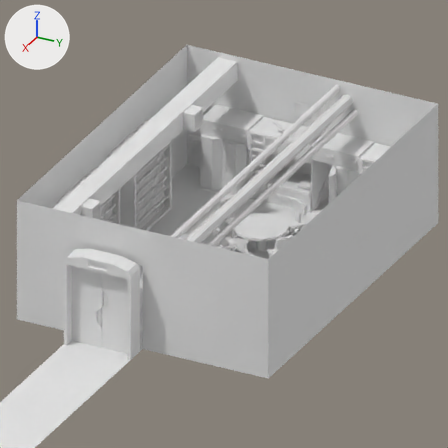
What one commit did to the Blender file Project - Low Poly Sci-fi Bunker/Sci-fi Bunker 21 - Bunker Door 02.blend.
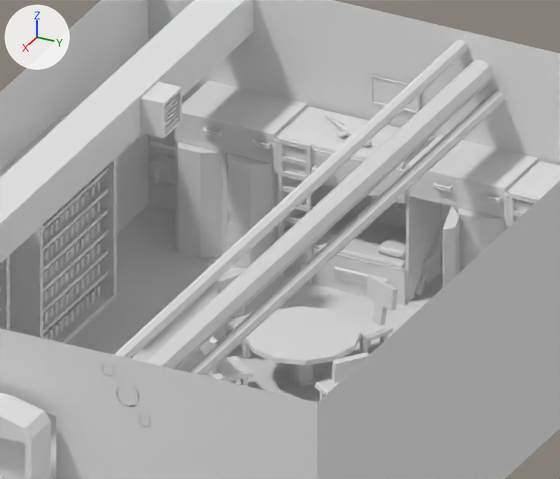
Old and new are each drawn from the file's camera 'Camera' and again close up on the part from 26% to 86% of the width and 15% to 66% of the height. Lighting does not change. The marker at upper left points along +X, +Y and +Z.

In view in the first close-up: 'Bed 03', 'Bed 04', 'Bunker Housing', 'Circular Table', 'Food Shelf 01', 'Locker 02', 'Locker 03', 'Locker 04 Door', 'Main Pipe Large', 'Main Pipe Small', 'Main Pipe Small.001', 'Ventilation Shaft'.
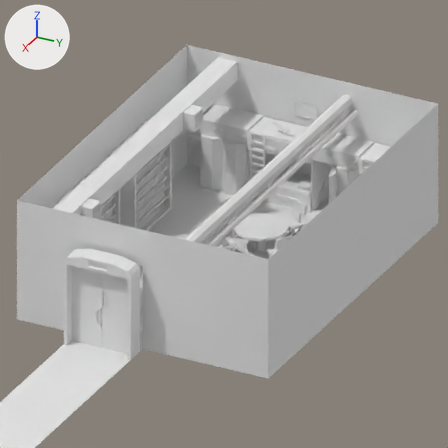
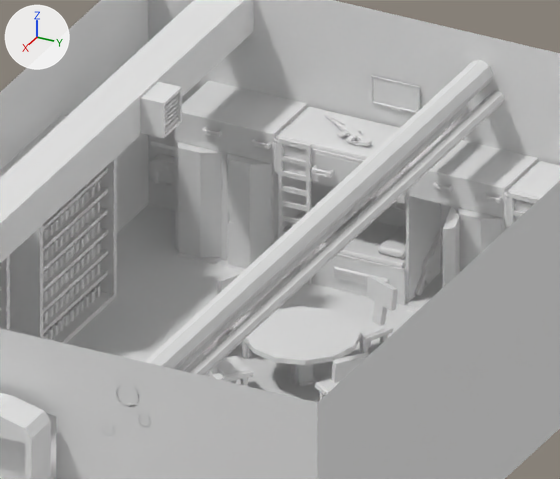
Location of each change, (x1, y1, x2, y2) in pixels of the close-ups (560 x 479 px):
```json
{"object": "Main Pipe Small.001", "change": "moved", "before": [102, 40, 468, 376], "after": [102, 104, 468, 436]}
```

Edits to the scene script, one JSON object a line:
```json
{"op": "set", "path": "ob_main_pipe_small_001.location", "old": "(-4.75, 2.0, 3.35)", "new": "(-4.75, 2.0, 2.48)"}
```
